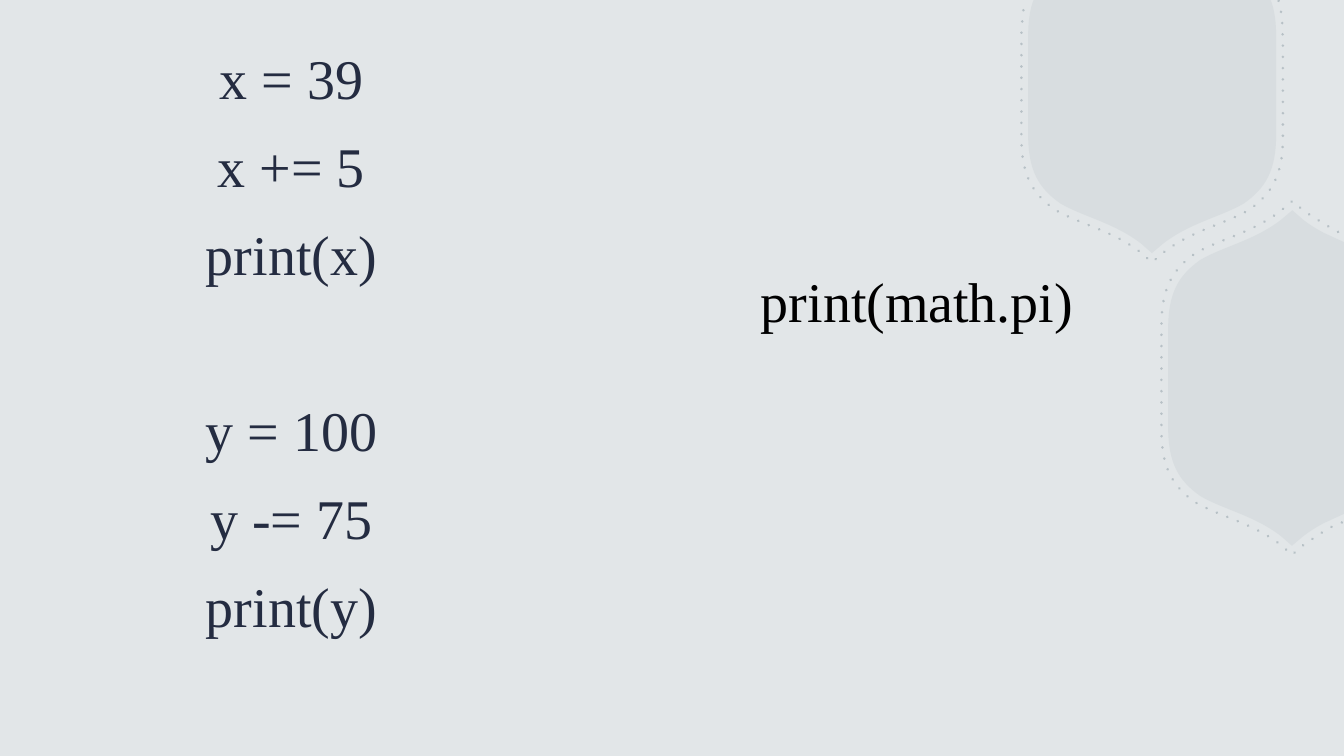
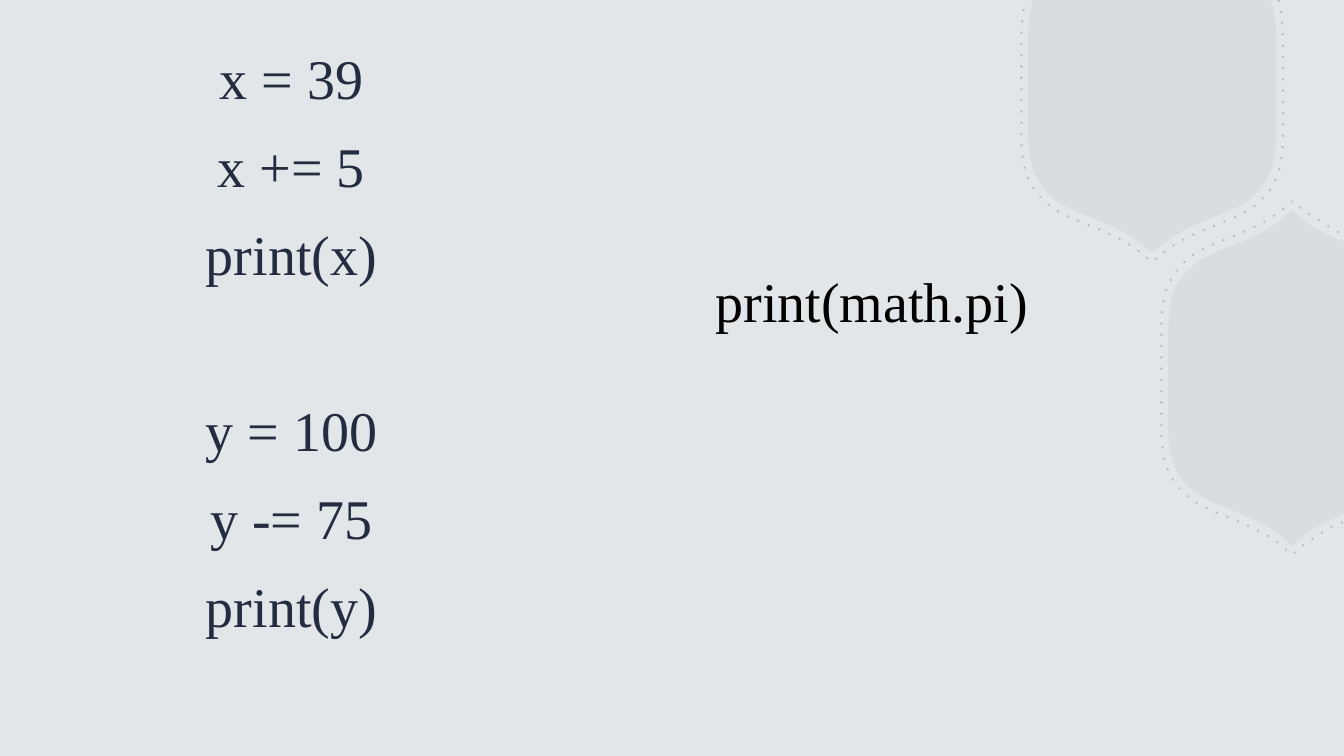
Before and after one commit to torres11991/dap-curriculum, a slide deck: slide 19 of Section02/week1day2.pptx. Drawn at 1344x756 pixels with LibreOffice and Linux fonts; fonts in the diff are those of the drawing. Boxes give left, top, right and bottom in pixels: in the first picture for what was removed or moved away, otherwise in the second. Text is boxed around its words. In the diff, an @@ line names an element or a change of style, - is before the commit and + after.

```diff
--- a/Section02/week1day2.pptx
+++ b/Section02/week1day2.pptx
@@ text "print(math.pi)": place and size @@
-text "print(math.pi)" at bbox=[761, 283, 1073, 333]
+text "print(math.pi)" at bbox=[716, 283, 1028, 333]
```
Also in this commit, not shown: 9 other slides changed, 2 other files.
